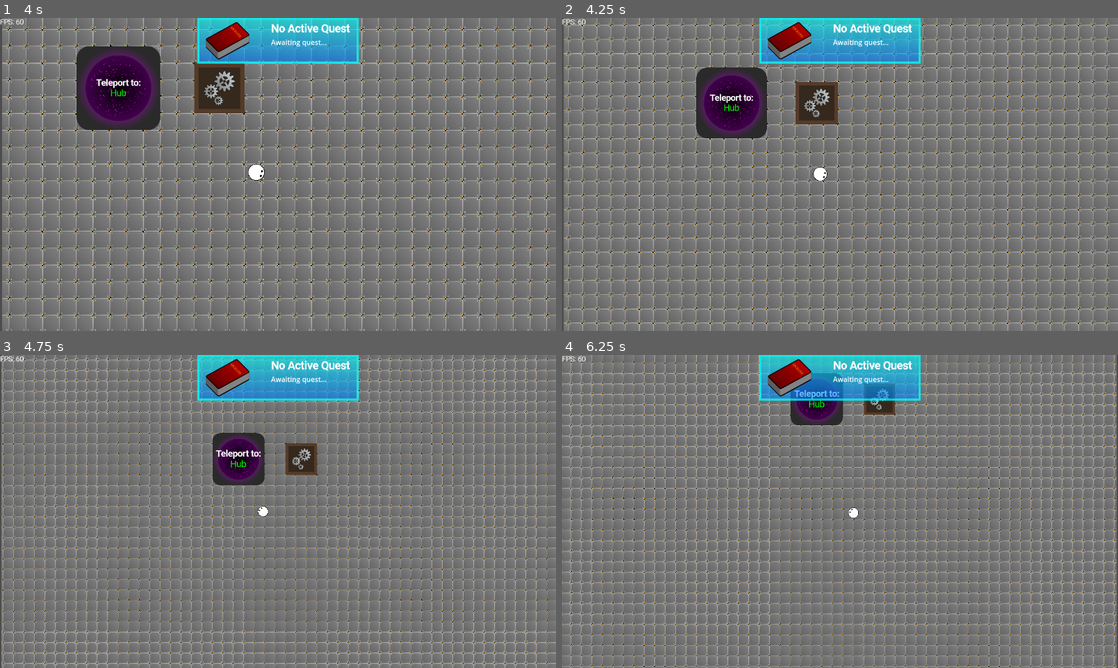
Above: before the commit, frames 1-4 (two rows, left to right).
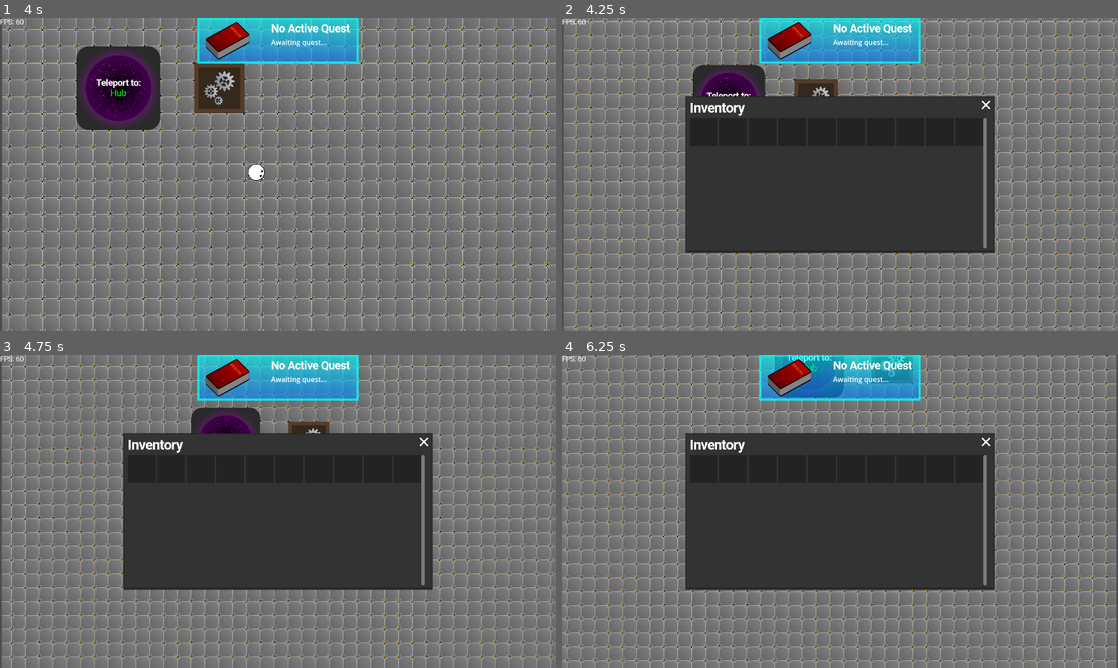
Above: after the commit, the same moments.

Repository: TrueSunGaming/industrial-revolution-2
Game: Godot game, scene res://scenes/main/main.tscn
Two runs of this game, one before a commit and one after it. Both use one fixed random seed, a clock stepped at 60 frames per second and the inputs below.
Inputs (mouse positions are in pixels of both pictures, inside the frame that each line leads up to):
- Up to frame 1 (4 s): move the mouse to (400, 158) at 0.52 s; hold D (right) 0.53-1.28 s; hold Shift 0.53-1.28 s; click (400, 158) at 0.6 s; move the mouse to (166, 190) at 1.27 s; hold S (down) 1.28-2.03 s; tap Shift at 1.35, 3.8 s; click (166, 190) at 1.55 s; move the mouse to (333, 105) at 2.02 s; hold D (right) 2.03-2.78 s; hold Shift 2.03-2.78 s; click (333, 105) at 2.1 s; move the mouse to (250, 237) at 2.77 s; hold W (up) 2.78-3.53 s; tap Mouse wheel up (zoomin) at 2.85 s; click (250, 237) at 3.05 s; move the mouse to (444, 221) at 3.52 s; hold A (left) from 3.53 s (still down); hold Mouse wheel down (zoomout) from 3.53 s (still down); click (444, 221) at 3.67 s
- Up to frame 2 (4.25 s): keep holding A (left); keep holding Mouse wheel down (zoomout); tap E (inventory) at 4.15 s
- Up to frame 3 (4.75 s): keep holding A (left); move the mouse to (133, 405) at 4.27 s; release Mouse wheel down (zoomout) at 4.28 s; tap Shift at 4.35 s; click (133, 405) at 4.55 s
- Up to frame 4 (6.25 s): move the mouse to (867, 511) at 5.02 s; release A (left) at 5.03 s; hold S (down) 5.03-5.78 s; hold Shift 5.03-5.78 s; click (867, 511) at 5.1 s; move the mouse to (756, 433) at 5.77 s; hold D (right) from 5.78 s (still down); tap Shift at 5.85 s; click (756, 433) at 6.05 s

Frame 1 is identical in both runs. In frame 2, 41% of the frame differs, in the area x 0-100%, y 0-100%; in frame 3, 42%; in frame 4, 45%.

Commit message:
improve machine ui

Diff:
--- a/global/autoload/global.gd
+++ b/global/autoload/global.gd
@@ -17,11 +17,18 @@
 		)
 
 var debug_timer := 0
+var item_on_mouse: ItemStack = null
+var item_on_mouse_original_inventory: Inventory = null
 
 func show_panel(panel: UIPanel) -> void:
 	if (not refs.ui): return printerr("No UI reference to add panel to")
 
 	refs.ui.show_panel(panel)
+
+func show_data_panel(panel: UIPanel) -> Variant:
+	show_panel(panel)
+
+	return await panel.closed
 
 func alert(title: String, msg: String, wait := false) -> void:
 	var panel: UIPanel = alert_scene.instantiate()
@@ -37,12 +44,9 @@
 	var panel: Confirm = confirm_scene.instantiate()
 
 	panel.get_node("PanelContent/Label").text = msg
-
 	panel.title = title
 
-	show_panel(panel)
-
-	return await panel.closed
+	return to_bool(await show_data_panel(panel))
 
 func load_world(scene: PackedScene, destination: String, using_portal := false) -> void:
 	if not refs.main: return printerr("No main reference to load world")
@@ -163,3 +167,6 @@
 
 func end_debug_timer() -> void:
 	prints(float(Time.get_ticks_usec() - debug_timer) / float(1e6), "seconds")
+
+func to_bool(val: Variant) -> bool:
+	return not not val
--- a/global/inventory_sys/recipes/test.tres
+++ b/global/inventory_sys/recipes/test.tres
@@ -13,6 +13,6 @@
 id = "test"
 ingredients = Array[Resource("res://global/inventory_sys/RecipeIngredient.gd")]([])
 result = Array[ExtResource("1_x2dn7")]([SubResource("Resource_4wk2e")])
-name_override = ""
+name_override = "Test Recipe"
 tags = Array[String]([])
 craft_time = 60
--- a/scenes/factory/Factory.tscn
+++ b/scenes/factory/Factory.tscn
@@ -41,7 +41,7 @@
 script = ExtResource("7_dmbtu")
 input_inventory = SubResource("Resource_lwi14")
 output_inventory = SubResource("Resource_5yoai")
-recipe_id = "test"
+recipe_id = ""
 data_id = "assembler_1"
 position = Vector2(5, -1)
 rotation = 0.0
--- a/scenes/factory/tile_sys/MachineInstance.gd
+++ b/scenes/factory/tile_sys/MachineInstance.gd
@@ -10,6 +10,7 @@
 		recipe_id = val
 
 		input_inventory.whitelist = []
+		if not recipe: return
 		for i in recipe.ingredients:
 			input_inventory.whitelist.append_array(Item.all_valid_items(i.selector).map(func (v: Item): return v.id))
 
@@ -34,7 +35,7 @@
 	return false
 
 func on_tick(delta: float) -> void:
-	if not input_inventory.has_atleast_all_ingredients(recipe.ingredients):
+	if not recipe or not input_inventory.has_atleast_all_ingredients(recipe.ingredients):
 		craft_progress = 0
 		return
 
@@ -48,13 +49,8 @@
 func craft() -> void:
 	var success := input_inventory.perform_recipe_id(recipe_id, output_inventory)
 	if not success: return
-	print("Post-Craft Input: " + str(input_inventory.items))
-	print("Post-Craft Output: " + str(output_inventory.items))
 
 func on_click() -> void:
-	print("Input: " + str(input_inventory.items))
-	print("Output: " + str(output_inventory.items))
-
 	var node: MachineUI = machine_ui_scene.instantiate()
 	node.machine = self
 	global.show_panel(node)
--- a/scenes/factory/tile_sys/TileEntityInstance.gd
+++ b/scenes/factory/tile_sys/TileEntityInstance.gd
@@ -1,8 +1,8 @@
 class_name TileEntityInstance extends Resource
 
-signal world_attached(world)
+signal world_attached(world: TileWorld)
 signal world_removed
-signal world_tick(delta)
+signal world_tick(delta: float)
 
 static var next_id := 0
 static var list := {}
--- a/scenes/factory/tile_sys/TileWorld.gd
+++ b/scenes/factory/tile_sys/TileWorld.gd
@@ -1,9 +1,9 @@
 class_name TileWorld extends Resource
 
-signal tile_placed(id, idx)
-signal tile_removed(id)
-signal tile_render(id)
-signal tick(delta)
+signal tile_placed(id: int, idx: int)
+signal tile_removed(id: int)
+signal tile_render(id: int)
+signal tick(delta: float)
 
 @export var tile_size: Vector2
 
--- a/scenes/main/main.tscn
+++ b/scenes/main/main.tscn
@@ -16,7 +16,6 @@
 
 [node name="Player" parent="." instance=ExtResource("3_cbato")]
 movement_speed = 500
-rotation_smoothing = null
 zoom_ratio = 1.15
 zoom_smoothing = 0.8
 
--- a/scenes/player/Player.gd
+++ b/scenes/player/Player.gd
@@ -7,6 +7,8 @@
 @export_range(0, 1) var rotation_smoothing: float
 @export var zoom_ratio: float
 @export_range(0, 1) var zoom_smoothing: float
+
+var inventory := Inventory.new()
 
 @onready var goal_zoom := float($Camera2D.zoom.x)
 
@@ -26,6 +28,12 @@
 	$Camera2D.zoom = next_frame_zoom(delta)
 
 func _input(event: InputEvent) -> void:
+	if refs.ui.panel_visible:
+		if Input.is_action_just_pressed("inventory"):
+			for i in refs.ui.get_node("Panels").get_children(): i.queue_free()
+
+		return
+
 	if Input.is_action_pressed("zoomin"):
 		goal_zoom *= zoom_ratio
 		goal_zoom = clampf(goal_zoom, 0.33, 2)
@@ -34,8 +42,9 @@
 		goal_zoom /= zoom_ratio
 		goal_zoom = clampf(goal_zoom, 0.33, 2)
 
-	if Input.is_action_just_released("inventory"):
-		pass
+	if Input.is_action_just_pressed("inventory"):
+		var node: UIPanel = inventory_scene.instantiate()
+		global.show_panel(node)
 
 func _ready() -> void:
 	refs.player = self
--- /dev/null
+++ b/scenes/ui/ScrollContainerStyleBox.tres
@@ -0,0 +1,4 @@
+[gd_resource type="StyleBoxEmpty" format=3 uid="uid://cgcf884o18l5q"]
+
+[resource]
+content_margin_right = 8.0
--- a/scenes/ui/UI.tscn
+++ b/scenes/ui/UI.tscn
@@ -1,6 +1,6 @@
 [gd_scene load_steps=3 format=3 uid="uid://cp2b6nwd32ctl"]
 
-[ext_resource type="PackedScene" uid="uid://2cvxab220oy8" path="res://scenes/ui/HUD.tscn" id="1_6tj4x"]
+[ext_resource type="PackedScene" uid="uid://2cvxab220oy8" path="res://scenes/ui/hud/HUD.tscn" id="1_6tj4x"]
 [ext_resource type="Script" path="res://scenes/ui/UI.gd" id="1_htfjb"]
 
 [node name="UI" type="CanvasLayer"]
--- a/scenes/ui/UIPanel.gd
+++ b/scenes/ui/UIPanel.gd
@@ -1,6 +1,6 @@
 class_name UIPanel extends PanelContainer
 
-signal closed
+signal closed(data: Variant)
 
 @export var title: String:
 	set(val):
@@ -10,4 +10,4 @@
 
 func _on_close_pressed() -> void:
 	queue_free()
-	closed.emit(false)
+	closed.emit(null)
--- a/scenes/ui/HUD.tscn
+++ b/scenes/ui/hud/HUD.tscn
@@ -1,9 +1,9 @@
 [gd_scene load_steps=5 format=3 uid="uid://2cvxab220oy8"]
 
-[ext_resource type="Script" path="res://scenes/ui/HUD.gd" id="1_0ppp0"]
-[ext_resource type="PackedScene" uid="uid://ds0pbn17gbev2" path="res://scenes/ui/QuestHUD.tscn" id="2_wpqbp"]
+[ext_resource type="Script" path="res://scenes/ui/hud/HUD.gd" id="1_0ppp0"]
+[ext_resource type="PackedScene" uid="uid://ds0pbn17gbev2" path="res://scenes/ui/hud/QuestHUD.tscn" id="2_wpqbp"]
 [ext_resource type="FontFile" uid="uid://dusslt718slnd" path="res://global/fonts/Roboto-Regular.ttf" id="3_0i2fq"]
-[ext_resource type="Script" path="res://scenes/ui/FPS.gd" id="4_s5xof"]
+[ext_resource type="Script" path="res://scenes/ui/hud/FPS.gd" id="4_s5xof"]
 
 [node name="HUD" type="Control"]
 layout_mode = 3
--- a/scenes/ui/QuestHUD.tscn
+++ b/scenes/ui/hud/QuestHUD.tscn
@@ -1,10 +1,10 @@
 [gd_scene load_steps=12 format=3 uid="uid://ds0pbn17gbev2"]
 
 [ext_resource type="Shader" uid="uid://bl5tkhydy3hp2" path="res://global/shaders/hsva_modulate.tres" id="1_lgt56"]
-[ext_resource type="Texture2D" uid="uid://l8j2ojrqc6th" path="res://scenes/ui/quest_hud.svg" id="1_mflg4"]
-[ext_resource type="Script" path="res://scenes/ui/QuestHUD.gd" id="1_mra24"]
+[ext_resource type="Texture2D" uid="uid://l8j2ojrqc6th" path="res://scenes/ui/hud/quest_hud.svg" id="1_mflg4"]
+[ext_resource type="Script" path="res://scenes/ui/hud/QuestHUD.gd" id="1_mra24"]
 [ext_resource type="FontFile" uid="uid://bjeub26kxvw6w" path="res://global/fonts/Roboto-Bold.ttf" id="2_fcivd"]
-[ext_resource type="Texture2D" uid="uid://c7f6n65rgpc4d" path="res://scenes/ui/quest_book.svg" id="4_js26b"]
+[ext_resource type="Texture2D" uid="uid://c7f6n65rgpc4d" path="res://scenes/ui/hud/quest_book.svg" id="4_js26b"]
 
 [sub_resource type="StyleBoxEmpty" id="StyleBoxEmpty_q1tv4"]
 
--- a/scenes/ui/inventory/InventoryDisplay.gd
+++ b/scenes/ui/inventory/InventoryDisplay.gd
@@ -1,5 +1,6 @@
 class_name InventoryDisplay extends GridContainer
 
+@export_enum("Disabled", "Name", "Quantity") var sort_mode := "Disabled"
 @export var accepts_input := true
 @export var extra_rows := 1
 @export var inventory: Inventory:
@@ -37,9 +38,16 @@
 
 		add_child(display)
 
-	global.sort_children(self, func (a: ItemDisplay, b: ItemDisplay):
-		return a.stack.item.name.naturalnocasecmp_to(b.stack.item.name) < 0
-	)
+	match sort_mode:
+		"Name":
+			global.sort_children(self, func (a: ItemDisplay, b: ItemDisplay):
+				return a.stack.item.name.naturalnocasecmp_to(b.stack.item.name) < 0
+			)
+
+		"Quantity":
+			global.sort_children(self, func (a: ItemDisplay, b: ItemDisplay):
+				return b.stack.count > a.stack.count
+			)
 
 	var last_row := get_child_count() % columns
 	var rows: int = ceil(float(get_child_count()) / float(columns))
--- /dev/null
+++ b/scenes/ui/inventory/RecipeDisplay.gd
@@ -0,0 +1,41 @@
+class_name RecipeDisplay extends TextureRect
+
+signal clicked
+signal set_recipe(id: String)
+
+const recipe_select_scene: PackedScene = preload("res://scenes/ui/inventory/machine/RecipeSelect.tscn")
+
+@export var opens_selector := false:
+	set(val):
+		opens_selector = val
+
+@export var recipe_id: String:
+	set(val):
+		if recipe_id and val == recipe_id: return
+		recipe_id = val
+
+		texture = recipe.icon if recipe else refs.blank_texture
+		tooltip_text = recipe.name if recipe else "No recipe"
+
+var recipe: Recipe:
+	get:
+		return Recipe.get_recipe(recipe_id)
+
+var selector_open := false
+
+func _gui_input(event: InputEvent) -> void:
+	if not Input.is_action_just_released("interact"): return
+	clicked.emit()
+
+	if selector_open or not opens_selector: return
+
+	selector_open = true
+	var result: Variant = await global.show_data_panel(recipe_select_scene.instantiate())
+	selector_open = false
+
+	if result is String: set_recipe.emit(result)
+
+func _ready() -> void:
+	mouse_filter = Control.MOUSE_FILTER_STOP
+	mouse_default_cursor_shape = Control.CURSOR_POINTING_HAND
+	size_flags_horizontal = Control.SIZE_SHRINK_BEGIN
--- a/scenes/ui/inventory/machine/MachineUI.gd
+++ b/scenes/ui/inventory/machine/MachineUI.gd
@@ -1,18 +1,31 @@
 class_name MachineUI extends UIPanel
+
+@onready var recipe_display: RecipeDisplay = $PanelContent/HBoxContainer/VBoxContainer2/TabContainer/Craft/HBoxContainer/RecipeDisplay
+@onready var input_display: InventoryDisplay = $PanelContent/HBoxContainer/VBoxContainer2/TabContainer/Input/Input
+@onready var output_display: InventoryDisplay = $PanelContent/HBoxContainer/VBoxContainer2/TabContainer/Output/Output
+@onready var progress_bar: ProgressBar = $PanelContent/HBoxContainer/VBoxContainer2/TabContainer/Craft/HBoxContainer/ProgressBar
+@onready var progress_bar_container: HBoxContainer = $PanelContent/HBoxContainer/VBoxContainer2/TabContainer/Craft/HBoxContainer
+@onready var player_inventory: InventoryDisplay = $PanelContent/HBoxContainer/VBoxContainer/ScrollContainer/InventoryDisplay
 
 @export var machine: MachineInstance:
 	set(val):
 		if val == machine: return
 		machine = val
 
-		title = tile_data.name
-		$PanelContent/HBoxContainer/TextureRect.texture = machine.recipe.icon
-		$PanelContent/Input.inventory = val.input_inventory
-		$PanelContent/Output.inventory = val.output_inventory
-
 var tile_data: TileEntityData:
 	get:
 		return TileEntityData.get_tile_data(machine.machine_data.tile_id)
 
 func _process(delta: float) -> void:
-	$PanelContent/HBoxContainer/ProgressBar.value = 100 * machine.craft_progress / machine.recipe.craft_time
+	progress_bar.value = 100 * machine.craft_progress / machine.recipe.craft_time if machine.recipe else 0
+	recipe_display.recipe_id = machine.recipe_id
+	progress_bar.custom_minimum_size.x = progress_bar_container.size.x - recipe_display.size.x - 4
+	input_display.inventory = machine.input_inventory
+	output_display.inventory = machine.output_inventory
+	title = tile_data.name
+
+func _ready() -> void:
+	player_inventory.inventory = refs.player.inventory
+
+func _on_recipe_display_set_recipe(id: String) -> void:
+	machine.recipe_id = id
--- a/scenes/ui/inventory/machine/MachineUI.tscn
+++ b/scenes/ui/inventory/machine/MachineUI.tscn
@@ -1,9 +1,16 @@
-[gd_scene load_steps=7 format=3 uid="uid://ccicr25uf12bw"]
+[gd_scene load_steps=11 format=3 uid="uid://ccicr25uf12bw"]
 
 [ext_resource type="PackedScene" uid="uid://cow11y4t4rnws" path="res://scenes/ui/UIPanel.tscn" id="1_7d8t5"]
 [ext_resource type="Script" path="res://scenes/ui/inventory/machine/MachineUI.gd" id="2_asabe"]
 [ext_resource type="Script" path="res://scenes/ui/inventory/InventoryDisplay.gd" id="2_plmre"]
 [ext_resource type="FontFile" uid="uid://dusslt718slnd" path="res://global/fonts/Roboto-Regular.ttf" id="3_p68w3"]
+[ext_resource type="StyleBox" uid="uid://cgcf884o18l5q" path="res://scenes/ui/ScrollContainerStyleBox.tres" id="4_k0fam"]
+[ext_resource type="Script" path="res://scenes/ui/inventory/RecipeDisplay.gd" id="6_2u4ex"]
+
+[sub_resource type="StyleBoxEmpty" id="StyleBoxEmpty_4hrmn"]
+
+[sub_resource type="StyleBoxEmpty" id="StyleBoxEmpty_5numh"]
+content_margin_top = 5.0
 
 [sub_resource type="StyleBoxFlat" id="StyleBoxFlat_6ixq3"]
 content_margin_bottom = 5.0
@@ -23,40 +30,90 @@
 script = ExtResource("2_asabe")
 machine = null
 
-[node name="Label" type="Label" parent="PanelContent" index="1"]
+[node name="HBoxContainer" type="HBoxContainer" parent="PanelContent" index="1"]
+layout_mode = 2
+
+[node name="VBoxContainer" type="VBoxContainer" parent="PanelContent/HBoxContainer" index="0"]
+layout_mode = 2
+
+[node name="Label" type="Label" parent="PanelContent/HBoxContainer/VBoxContainer" index="0"]
 layout_mode = 2
 theme_override_fonts/font = ExtResource("3_p68w3")
-text = "Input"
+text = "Player Inventory"
 
-[node name="Input" type="GridContainer" parent="PanelContent" index="2"]
+[node name="ScrollContainer" type="ScrollContainer" parent="PanelContent/HBoxContainer/VBoxContainer" index="1"]
+layout_mode = 2
+size_flags_vertical = 3
+theme_override_styles/panel = ExtResource("4_k0fam")
+horizontal_scroll_mode = 0
+vertical_scroll_mode = 2
+
+[node name="InventoryDisplay" type="GridContainer" parent="PanelContent/HBoxContainer/VBoxContainer/ScrollContainer" index="0"]
 layout_mode = 2
 columns = 5
 script = ExtResource("2_plmre")
+sort_mode = "Quantity"
 
-[node name="Label2" type="Label" parent="PanelContent" index="3"]
+[node name="VSeparator" type="VSeparator" parent="PanelContent/HBoxContainer" index="1"]
+layout_mode = 2
+
+[node name="VBoxContainer2" type="VBoxContainer" parent="PanelContent/HBoxContainer" index="2"]
+layout_mode = 2
+
+[node name="Label" type="Label" parent="PanelContent/HBoxContainer/VBoxContainer2" index="0"]
 layout_mode = 2
 theme_override_fonts/font = ExtResource("3_p68w3")
-text = "Output"
+text = "Machine"
 
-[node name="Output" type="GridContainer" parent="PanelContent" index="4"]
+[node name="TabContainer" type="TabContainer" parent="PanelContent/HBoxContainer/VBoxContainer2" index="1"]
+custom_minimum_size = Vector2(0, 300)
 layout_mode = 2
-columns = 5
-script = ExtResource("2_plmre")
+theme_override_styles/tab_focus = SubResource("StyleBoxEmpty_4hrmn")
+theme_override_styles/panel = SubResource("StyleBoxEmpty_5numh")
 
-[node name="HBoxContainer" type="HBoxContainer" parent="PanelContent" index="5"]
+[node name="Craft" type="VBoxContainer" parent="PanelContent/HBoxContainer/VBoxContainer2/TabContainer" index="1"]
 layout_mode = 2
 
-[node name="ProgressBar" type="ProgressBar" parent="PanelContent/HBoxContainer" index="0"]
+[node name="HBoxContainer" type="HBoxContainer" parent="PanelContent/HBoxContainer/VBoxContainer2/TabContainer/Craft" index="0"]
 layout_mode = 2
-size_flags_horizontal = 3
+
+[node name="ProgressBar" type="ProgressBar" parent="PanelContent/HBoxContainer/VBoxContainer2/TabContainer/Craft/HBoxContainer" index="0"]
+custom_minimum_size = Vector2(268, 0)
+layout_mode = 2
 size_flags_vertical = 4
 theme_override_styles/background = SubResource("StyleBoxFlat_6ixq3")
 theme_override_styles/fill = SubResource("StyleBoxFlat_l6j11")
 value = 50.0
 show_percentage = false
 
-[node name="TextureRect" type="TextureRect" parent="PanelContent/HBoxContainer" index="1"]
+[node name="RecipeDisplay" type="TextureRect" parent="PanelContent/HBoxContainer/VBoxContainer2/TabContainer/Craft/HBoxContainer" index="1"]
 layout_mode = 2
 size_flags_horizontal = 8
 size_flags_vertical = 4
 stretch_mode = 5
+script = ExtResource("6_2u4ex")
+opens_selector = true
+
+[node name="Input" type="VBoxContainer" parent="PanelContent/HBoxContainer/VBoxContainer2/TabContainer" index="2"]
+visible = false
+layout_mode = 2
+size_flags_horizontal = 3
+
+[node name="Input" type="GridContainer" parent="PanelContent/HBoxContainer/VBoxContainer2/TabContainer/Input" index="0"]
+layout_mode = 2
+columns = 5
+script = ExtResource("2_plmre")
+sort_mode = "Quantity"
+
+[node name="Output" type="VBoxContainer" parent="PanelContent/HBoxContainer/VBoxContainer2/TabContainer" index="3"]
+visible = false
+layout_mode = 2
+
+[node name="Output" type="GridContainer" parent="PanelContent/HBoxContainer/VBoxContainer2/TabContainer/Output" index="0"]
+layout_mode = 2
+columns = 5
+script = ExtResource("2_plmre")
+sort_mode = "Quantity"
+accepts_input = false
+
+[connection signal="set_recipe" from="PanelContent/HBoxContainer/VBoxContainer2/TabContainer/Craft/HBoxContainer/RecipeDisplay" to="." method="_on_recipe_display_set_recipe"]
--- /dev/null
+++ b/scenes/ui/inventory/machine/RecipeSelect.gd
@@ -0,0 +1,23 @@
+class_name RecipeSelect extends UIPanel
+
+@onready var grid: GridContainer = $PanelContent/GridContainer
+
+func _ready() -> void:
+	var empty_node := RecipeDisplay.new()
+	empty_node.recipe_id = ""
+	grid.add_child(empty_node)
+
+	empty_node.clicked.connect(func ():
+		queue_free()
+		closed.emit("")
+	)
+
+	for i in Recipe.list.keys():
+		var node := RecipeDisplay.new()
+		node.recipe_id = i
+		grid.add_child(node)
+
+		node.clicked.connect(func ():
+			queue_free()
+			closed.emit(i)
+		)
--- /dev/null
+++ b/scenes/ui/inventory/machine/RecipeSelect.tscn
@@ -0,0 +1,12 @@
+[gd_scene load_steps=3 format=3 uid="uid://dwaneb5sy745r"]
+
+[ext_resource type="PackedScene" uid="uid://cow11y4t4rnws" path="res://scenes/ui/UIPanel.tscn" id="1_718vd"]
+[ext_resource type="Script" path="res://scenes/ui/inventory/machine/RecipeSelect.gd" id="2_0lkav"]
+
+[node name="UIPanel" instance=ExtResource("1_718vd")]
+script = ExtResource("2_0lkav")
+title = "Select Recipe"
+
+[node name="GridContainer" type="GridContainer" parent="PanelContent" index="1"]
+layout_mode = 2
+columns = 5
--- /dev/null
+++ b/scenes/ui/inventory/player/PlayerInventory.gd
@@ -0,0 +1,4 @@
+class_name PlayerInventory extends UIPanel
+
+func _ready() -> void:
+	$PanelContent/ScrollContainer/InventoryDisplay.inventory = refs.player.inventory
--- a/scenes/ui/inventory/player/PlayerInventory.tscn
+++ b/scenes/ui/inventory/player/PlayerInventory.tscn
@@ -1,6 +1,24 @@
-[gd_scene load_steps=2 format=3 uid="uid://dpko3avusdf3f"]
+[gd_scene load_steps=5 format=3 uid="uid://dpko3avusdf3f"]
 
 [ext_resource type="PackedScene" uid="uid://cow11y4t4rnws" path="res://scenes/ui/UIPanel.tscn" id="1_l7q7i"]
+[ext_resource type="Script" path="res://scenes/ui/inventory/player/PlayerInventory.gd" id="2_hcftd"]
+[ext_resource type="Script" path="res://scenes/ui/inventory/InventoryDisplay.gd" id="2_q8up7"]
+[ext_resource type="StyleBox" uid="uid://cgcf884o18l5q" path="res://scenes/ui/ScrollContainerStyleBox.tres" id="3_f171c"]
 
 [node name="UIPanel" instance=ExtResource("1_l7q7i")]
+script = ExtResource("2_hcftd")
 title = "Inventory"
+
+[node name="ScrollContainer" type="ScrollContainer" parent="PanelContent" index="1"]
+custom_minimum_size = Vector2(0, 300)
+layout_mode = 2
+size_flags_vertical = 3
+theme_override_styles/panel = ExtResource("3_f171c")
+horizontal_scroll_mode = 0
+vertical_scroll_mode = 2
+
+[node name="InventoryDisplay" type="GridContainer" parent="PanelContent/ScrollContainer" index="0"]
+layout_mode = 2
+columns = 10
+script = ExtResource("2_q8up7")
+sort_mode = "Quantity"
Renamed: scenes/ui/FPS.gd -> scenes/ui/hud/FPS.gd
Renamed: scenes/ui/HUD.gd -> scenes/ui/hud/HUD.gd
Renamed: scenes/ui/QuestHUD.gd -> scenes/ui/hud/QuestHUD.gd
Renamed: scenes/ui/quest_book.svg -> scenes/ui/hud/quest_book.svg
Not shown, changed: scenes/ui/hud/quest_book.svg.import
Renamed: scenes/ui/quest_hud.svg -> scenes/ui/hud/quest_hud.svg
Not shown, changed: scenes/ui/hud/quest_hud.svg.import
